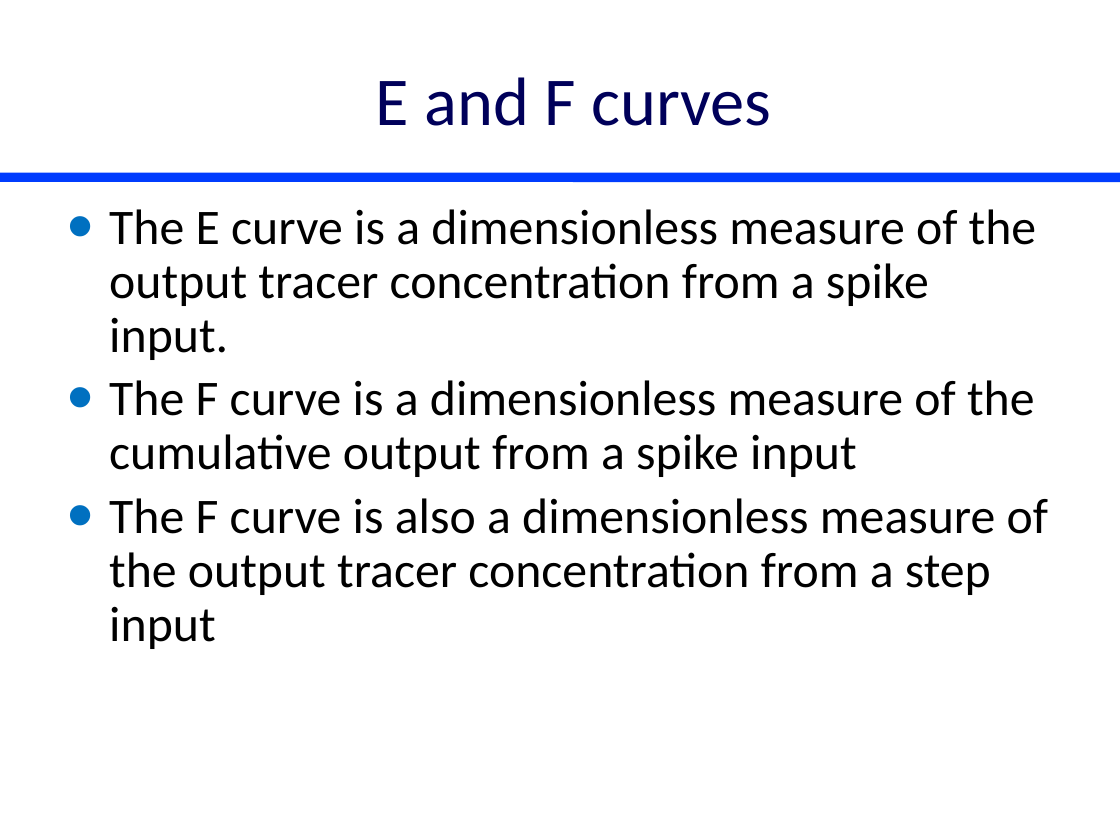
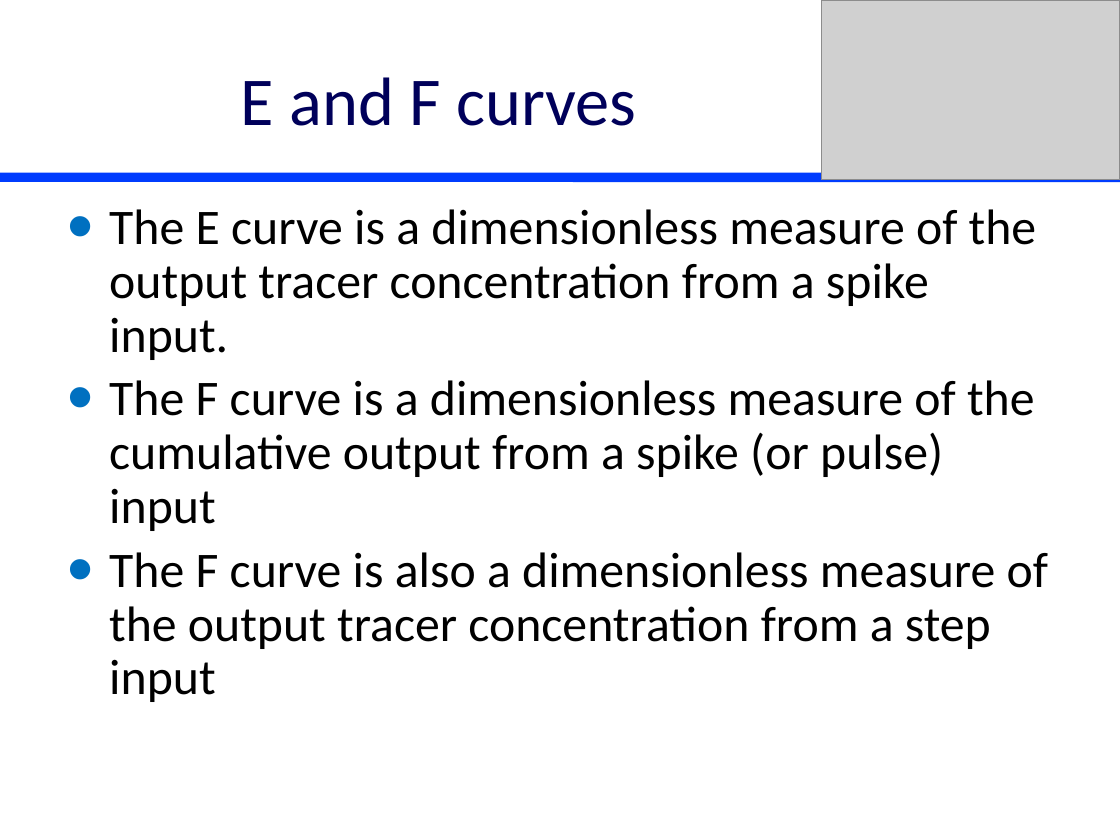
Before and after one commit to monroews/CEE4530, a slide deck: slide 22 of website/pptx/Reactors.pptx. Drawn at 1120x840 pixels with LibreOffice and Linux fonts; fonts in the diff are those of the drawing; grey boxes stand for pictures. Boxes give left, top, right and bottom in pixels: in the first picture for what was removed or moved away, otherwise in the second. Text is boxed around its words. In the diff, an @@ line names an element or a change of style, - is before the commit and + after.

```diff
--- a/website/pptx/Reactors.pptx
+++ b/website/pptx/Reactors.pptx
@@ title "E and F curves": place and size @@
-title "E and F curves" at box(376, 77, 771, 126)
+title "E and F curves" at box(240, 77, 636, 126)
@@ picture added at box(822, 0, 1120, 180) @@
@@ text at box(109, 380, 1035, 531): text changed @@
-• The F curve is a dimensionless measure of the cumulative output from a spike input
+• The F curve is a dimensionless measure of the cumulative output from a spike (or pulse) input
```
Also in this commit, not shown: 10 other slides changed, 1 slide removed, 1 other file.
